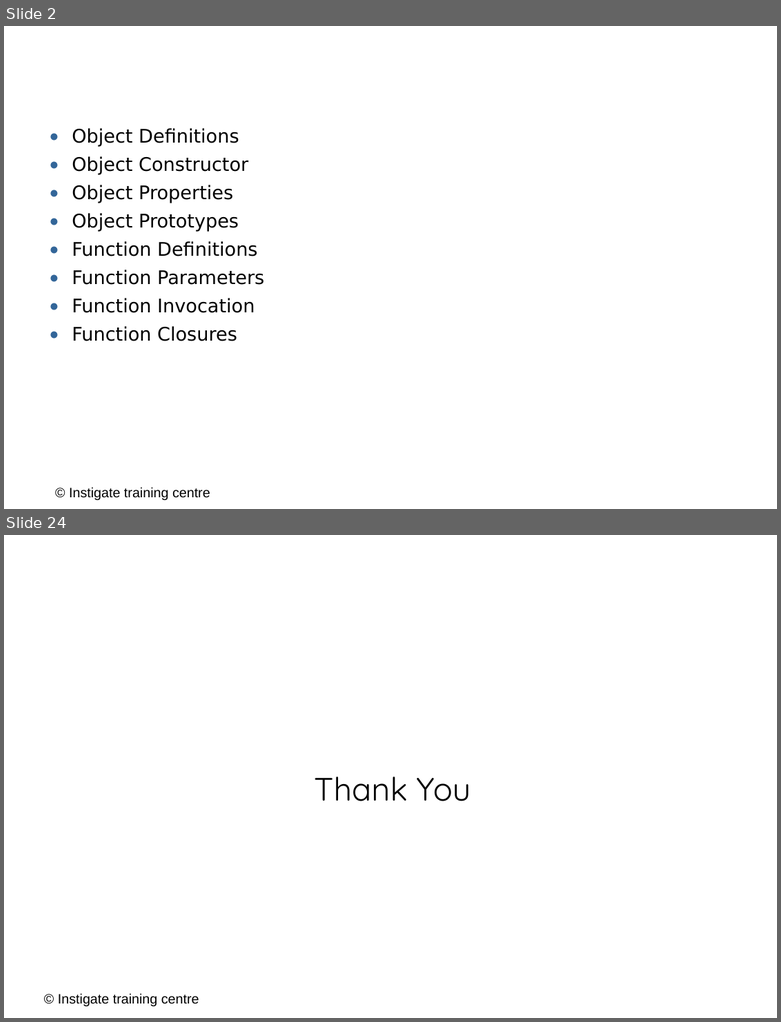
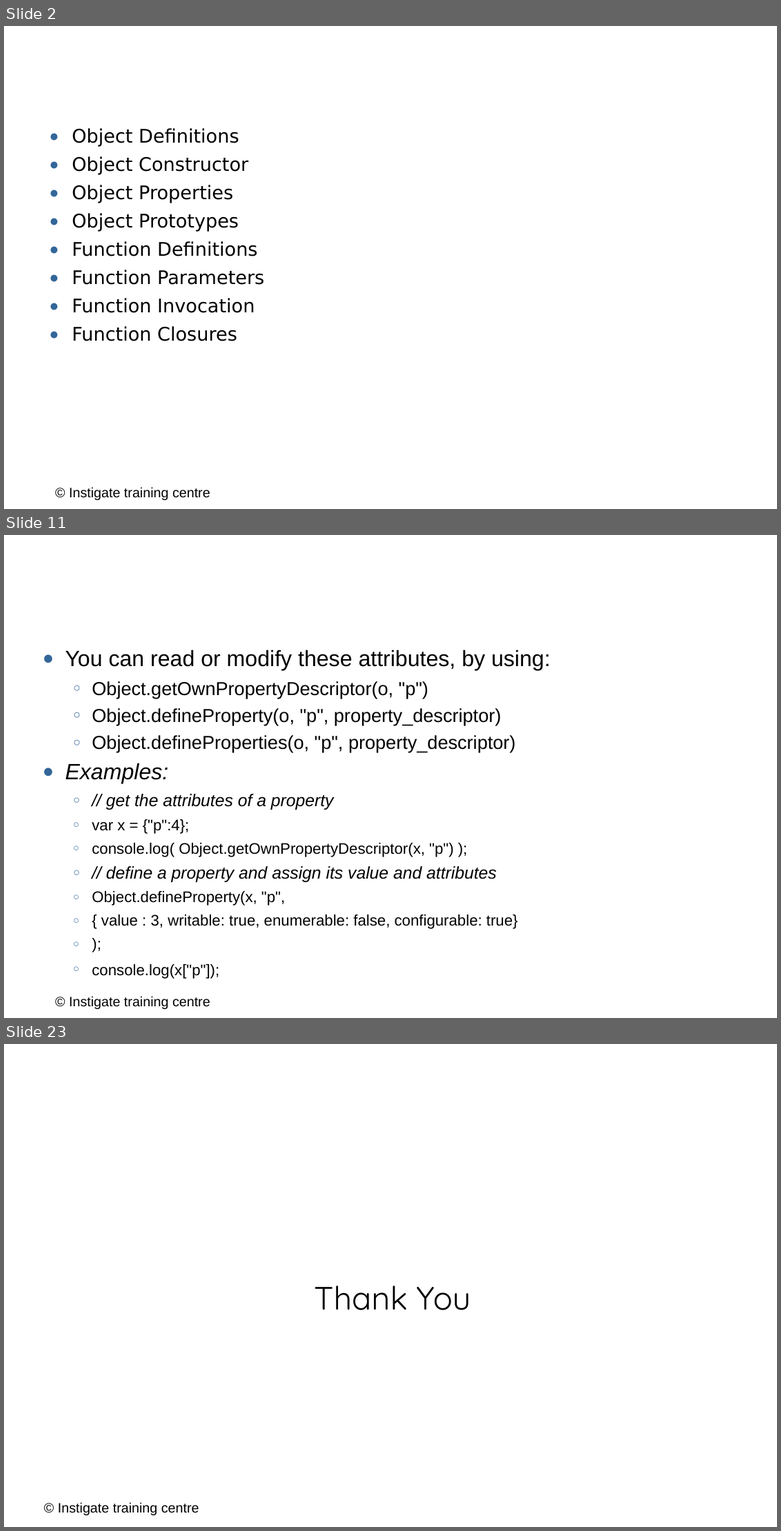
Before and after one commit to ITC-Vanadzor/ITC-7, a slide deck: Presentations/Javascript/4_objects_functions.odp. Shown one above the other, each under a label of ours: slides 2 and 24 before the commit, slides 2, 11 and 23 after it; the slides between them are not shown. The pictures are 781x1022 and 781x1531 pixels, drawn with LibreOffice and Linux fonts; fonts in the diff are those of the drawing; background and template pictures are left out. Boxes give left, top, right and bottom in pixels: in the first picture for what was removed or moved away, otherwise in the second. Text is boxed around its words. In the diff, an @@ line names an element or a change of style, - is before the commit and + after.

```diff
--- a/Presentations/Javascript/4_objects_functions.odp
+++ b/Presentations/Javascript/4_objects_functions.odp
@@ slide 11 added at [4,535,777,1018], background #FFFFFF; not listed: 1 template element that a slide beside it also shows @@
@@ title added at [43,554,737,623], 40 pt, text #FFFFFF @@
+Object Properties (cont.)
@@ text added at [65,650,550,929], 18 pt, text #000000 @@
+● You can read or modify these attributes, by using:
+  ○ Object.getOwnPropertyDescriptor(o, "p")
+  ○ Object.defineProperty(o, "p", property_descriptor)
+  ○ Object.defineProperties(o, "p", property_descriptor)
+● Examples:
+  ○ // get the attributes of a property
+  ○ var x = {"p":4};
+  ○ console.log( Object.getOwnPropertyDescriptor(x, "p") );
+  ○ // define a property and assign its value and attributes
+  ○ Object.defineProperty(x, "p",
+  ○ { value : 3, writable: true, enumerable: false, configurable: true}
+  ○ );
+  ○ console.log(x["p"]);
@@ what was slide 24 is now slide 23 @@
```
Also in this commit, not shown: 18 slides changed, 1 other slide added, 3 slides removed.
